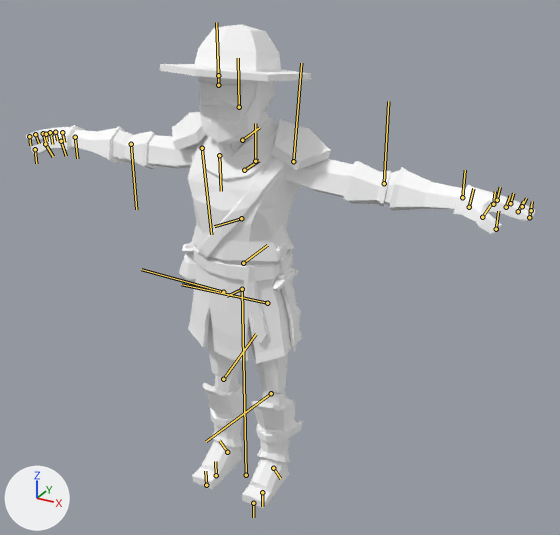
One commit to the FBX model Assets/Character/knights/Character_Soldier_02.fbx: the scene before it, then after it.
Before and after are seen from a 50 mm lens placed at (1.42, -2.28, 2.14), pointed at (0.12, 0.08, 0.96). Every picture has the same lights, and +X, +Y and +Z are marked at lower left. The bones that bend it are drawn over the model as lines.

Names of what the first picture shows: 'Character_Soldier_02', 'Item_CoinBag', 'Item_Dagger'.
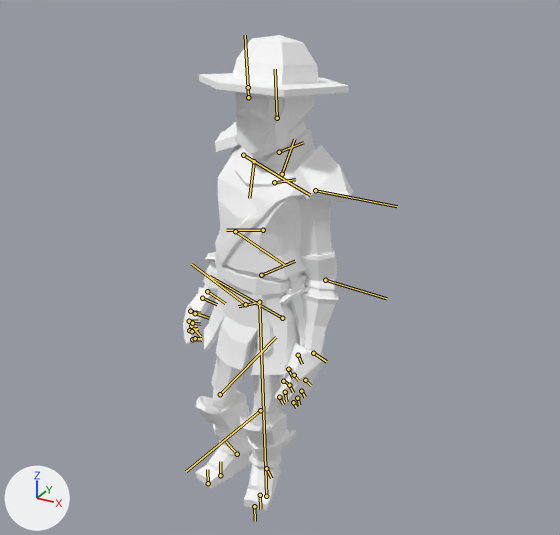
The newer file adds an action. The first version stands in its rest pose; the second is drawn at frame 563 of the action 'mixamo.com'.

The change in detail:
Bone 'Root' (bone_root) moves from (0.0, 0.0, 0.0) to (12.8, -2.2, 5.1).
Bone 'Root' (bone_root) turns from (0, 0, 0) to (-2, -15, 3) degrees about its own x, y and z.
Bone 'Spine_01' (bone_spine_01) turns from (0, 0, 0) to (-1, 6, 1) degrees about its own x, y and z.
Bone 'Spine_02' (bone_spine_02) turns from (0, 0, 0) to (-1, -1, -4) degrees about its own x, y and z.
Bone 'Spine_03' (bone_spine_03) turns from (0, 0, 0) to (-2, 1, 4) degrees about its own x, y and z.
Bone 'Neck' (bone_neck) turns from (0, 0, 0) to (1, -3, -8) degrees about its own x, y and z.
Bone 'Head' (bone_head) turns from (0, 0, 0) to (6, 0, 3) degrees about its own x, y and z.
Bone 'Clavicle_L' (bone_clavicle_l) turns from (0, 0, 0) to (6, -4, -9) degrees about its own x, y and z.
Bone 'Shoulder_L' (bone_shoulder_l) turns from (0, 0, 0) to (-5, 16, -67) degrees about its own x, y and z.
Bone 'Elbow_L' (bone_elbow_l) turns from (0, 0, 0) to (0, -17, -5) degrees about its own x, y and z.
Bone 'Hand_L' (bone_hand_l) turns from (0, 0, 0) to (20, -28, -10) degrees about its own x, y and z.
Bone 'Thumb_01_L' (bone_thumb_01_l) turns from (0, 0, 0) to (-2, 37, -10) degrees about its own x, y and z.
Bone 'Thumb_02_L' (bone_thumb_02_l) turns from (0, 0, 0) to (-5, 4, 11) degrees about its own x, y and z.
Bone 'IndexFinger_01_L' (bone_indexfinger_01_l) turns from (0, 0, 0) to (-5, 24, -12) degrees about its own x, y and z.
Bone 'IndexFinger_03_L' (bone_indexfinger_03_l) turns from (0, 0, 0) to (1, -2, -10) degrees about its own x, y and z.
Bone 'Finger_01_L' (bone_finger_01_l) turns from (0, 0, 0) to (0, 13, 1) degrees about its own x, y and z.
Bone 'Finger_02_L' (bone_finger_02_l) turns from (0, 0, 0) to (-1, 2, -12) degrees about its own x, y and z.
Bone 'Finger_03_L' (bone_finger_03_l) turns from (0, 0, 0) to (2, -7, -7) degrees about its own x, y and z.
Bone 'Clavicle_R' (bone_clavicle_r) turns from (0, 0, 0) to (3, -4, -4) degrees about its own x, y and z.
Bone 'Shoulder_R' (bone_shoulder_r) turns from (0, 0, 0) to (3, 14, -72) degrees about its own x, y and z.
Bone 'Elbow_R' (bone_elbow_r) turns from (0, 0, 0) to (0, -23, -5) degrees about its own x, y and z.
Bone 'Hand_R' (bone_hand_r) turns from (0, 0, 0) to (20, -25, -3) degrees about its own x, y and z.
Bone 'Thumb_01_R' (bone_thumb_01_r) turns from (0, 0, 0) to (4, 29, -3) degrees about its own x, y and z.
Bone 'Thumb_02_R' (bone_thumb_02_r) turns from (0, 0, 0) to (-6, 9, 14) degrees about its own x, y and z.
Bone 'IndexFinger_01_R' (bone_indexfinger_01_r) turns from (0, 0, 0) to (-11, 25, -25) degrees about its own x, y and z.
Bone 'Finger_01_R' (bone_finger_01_r) turns from (0, 0, 0) to (-3, 13, -8) degrees about its own x, y and z.
Bone 'Finger_02_R' (bone_finger_02_r) turns from (0, 0, 0) to (-1, 2, -11) degrees about its own x, y and z.
Bone 'Finger_03_R' (bone_finger_03_r) turns from (0, 0, 0) to (-1, -7, -16) degrees about its own x, y and z.
Bone 'UpperLeg_R' (bone_upperleg_r) turns from (0, 0, 0) to (9, 14, 8) degrees about its own x, y and z.
Bone 'LowerLeg_R' (bone_lowerleg_r) turns from (0, 0, 0) to (-6, -2, 29) degrees about its own x, y and z.
Bone 'Ankle_R' (bone_ankle_r) turns from (0, 0, 0) to (2, 5, 13) degrees about its own x, y and z.
Bone 'UpperLeg_L' (bone_upperleg_l) turns from (0, 0, 0) to (1, 10, -11) degrees about its own x, y and z.
Bone 'LowerLeg_L' (bone_lowerleg_l) turns from (0, 0, 0) to (8, -5, 22) degrees about its own x, y and z.
Bone 'Ankle_L' (bone_ankle_l) turns from (0, 0, 0) to (2, -20, 12) degrees about its own x, y and z.

Boxes (x1, y1, x2, y2) around the edits, measured in the pictures (560 x 535 px):
'Character_Soldier_02', posed (66% narrower)
    before: (26, 24, 535, 508)
    after: (183, 35, 354, 510)
'Item_Dagger', posed
    before: (273, 243, 301, 354)
    after: (280, 257, 309, 348)
'Item_CoinBag', posed
    before: (179, 242, 197, 287)
    after: (203, 252, 218, 296)
bone 'Root', root to tip
    before: (246, 475) to (242, 289)
    after: (266, 496) to (259, 302)
bone 'Spine_01', root to tip
    before: (243, 263) to (267, 245)
    after: (261, 275) to (295, 261)
bone 'Spine_02', root to tip
    before: (241, 218) to (214, 226)
    after: (263, 230) to (226, 230)
bone 'Spine_03', root to tip
    before: (244, 170) to (259, 160)
    after: (274, 182) to (295, 179)
bone 'Neck', root to tip
    before: (242, 140) to (259, 127)
    after: (279, 152) to (303, 142)
bone 'Head', root to tip
    before: (239, 107) to (238, 58)
    after: (277, 118) to (275, 69)
bone 'Clavicle_L', root to tip
    before: (255, 161) to (255, 123)
    after: (282, 174) to (294, 139)
bone 'Shoulder_L', root to tip
    before: (293, 161) to (301, 63)
    after: (315, 190) to (397, 206)
bone 'Elbow_L', root to tip
    before: (384, 183) to (388, 101)
    after: (325, 280) to (386, 298)
bone 'Hand_L', root to tip
    before: (462, 197) to (465, 170)
    after: (313, 353) to (326, 361)
bone 'Thumb_01_L', root to tip
    before: (469, 207) to (473, 188)
    after: (298, 355) to (302, 364)
bone 'Thumb_02_L', root to tip
    before: (482, 217) to (492, 203)
    after: (288, 369) to (293, 378)
bone 'IndexFinger_01_L', root to tip
    before: (493, 204) to (495, 191)
    after: (294, 375) to (299, 381)
bone 'IndexFinger_03_L', root to tip
    before: (518, 211) to (523, 201)
    after: (285, 392) to (286, 401)
bone 'Finger_01_L', root to tip
    before: (497, 200) to (500, 187)
    after: (305, 380) to (311, 385)
bone 'Finger_02_L', root to tip
    before: (510, 203) to (513, 193)
    after: (301, 391) to (305, 397)
bone 'Finger_03_L', root to tip
    before: (522, 206) to (526, 198)
    after: (297, 398) to (299, 405)
bone 'Clavicle_R', root to tip
    before: (219, 155) to (221, 191)
    after: (254, 161) to (249, 198)
bone 'Shoulder_R', root to tip
    before: (202, 148) to (211, 234)
    after: (243, 155) to (310, 195)
bone 'Elbow_R', root to tip
    before: (131, 144) to (136, 209)
    after: (235, 231) to (284, 264)
bone 'Hand_R', root to tip
    before: (75, 137) to (77, 158)
    after: (207, 291) to (225, 303)
bone 'Thumb_01_R', root to tip
    before: (61, 141) to (66, 156)
    after: (202, 298) to (217, 304)
bone 'Thumb_02_R', root to tip
    before: (45, 144) to (53, 156)
    after: (196, 313) to (209, 318)
bone 'IndexFinger_01_R', root to tip
    before: (51, 134) to (52, 144)
    after: (190, 311) to (200, 313)
bone 'Finger_01_R', root to tip
    before: (62, 132) to (64, 142)
    after: (195, 313) to (204, 316)
bone 'Finger_02_R', root to tip
    before: (55, 132) to (57, 140)
    after: (192, 323) to (200, 324)
bone 'Finger_03_R', root to tip
    before: (50, 132) to (52, 139)
    after: (192, 331) to (198, 329)
bone 'UpperLeg_R', root to tip
    before: (223, 292) to (141, 269)
    after: (245, 304) to (191, 264)
bone 'LowerLeg_R', root to tip
    before: (223, 379) to (256, 334)
    after: (220, 394) to (276, 337)
bone 'Ankle_R', root to tip
    before: (227, 452) to (219, 440)
    after: (237, 454) to (226, 441)
bone 'UpperLeg_L', root to tip
    before: (267, 303) to (181, 284)
    after: (282, 318) to (210, 276)
bone 'LowerLeg_L', root to tip
    before: (271, 393) to (206, 441)
    after: (260, 410) to (186, 471)
bone 'Ankle_L', root to tip
    before: (273, 468) to (280, 478)
    after: (266, 468) to (271, 478)
